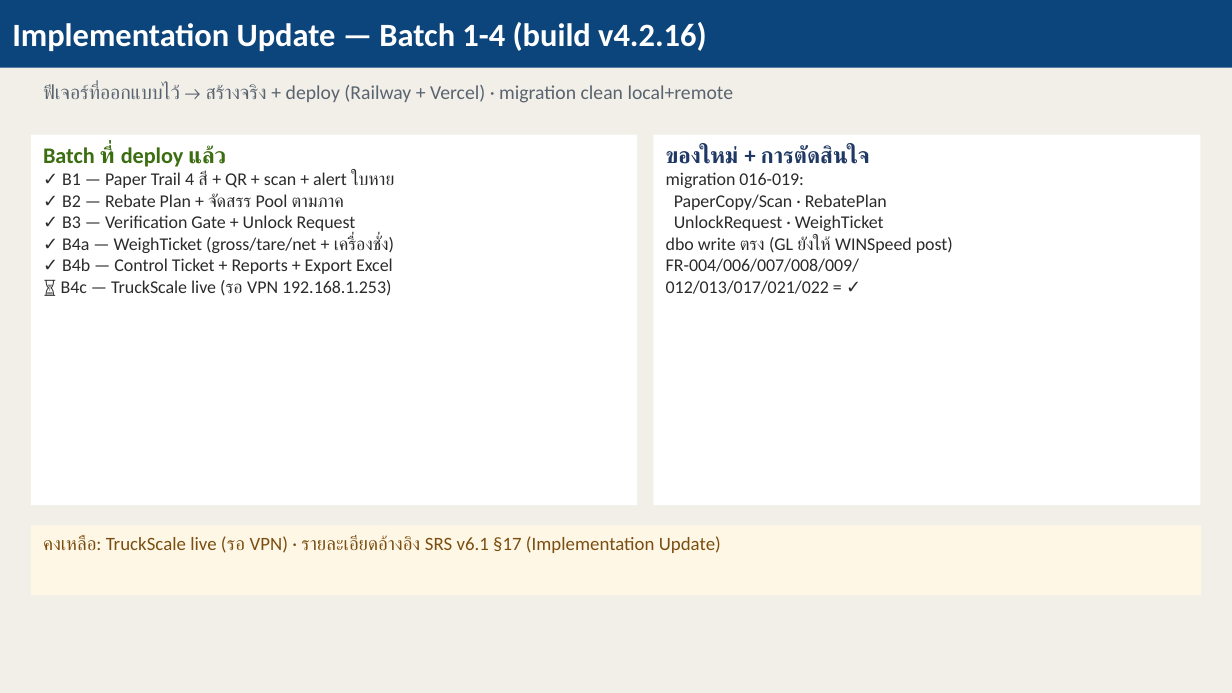
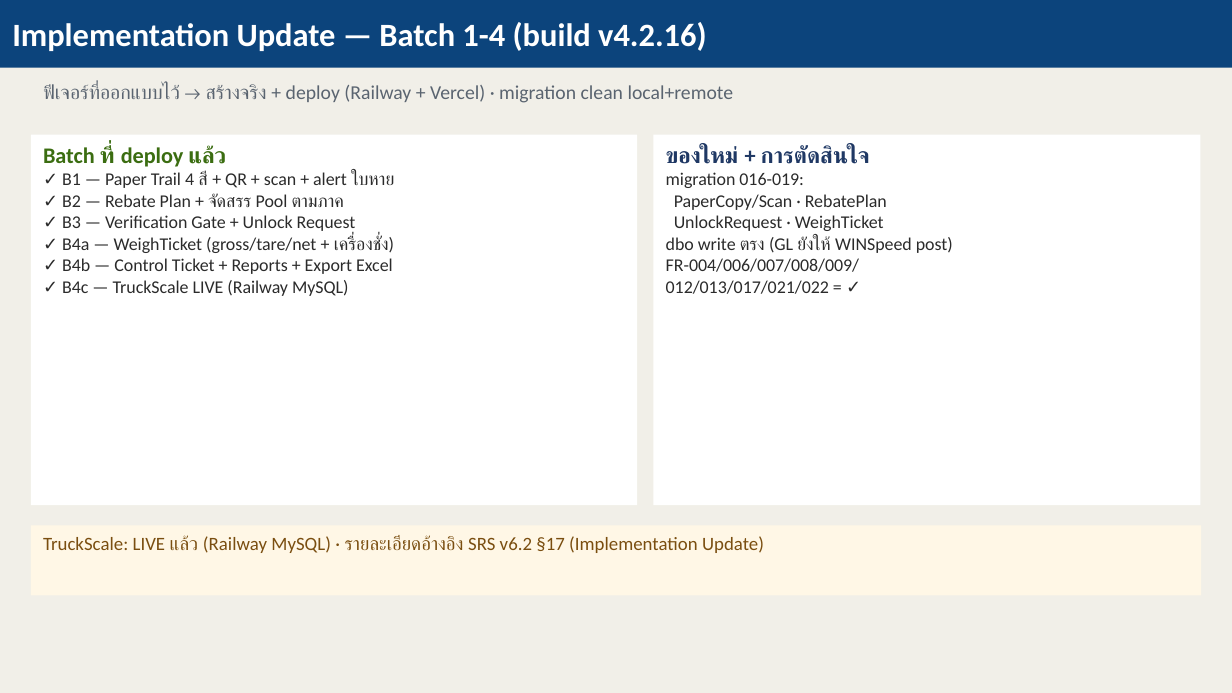
Before and after one commit to thirayume/winspeed-connect, a slide deck: slide 18 of refs/WorldFert_Presentation_v6.pptx. Drawn at 1232x693 pixels with LibreOffice and Linux fonts; fonts in the diff are those of the drawing. Boxes give left, top, right and bottom in pixels: in the first picture for what was removed or moved away, otherwise in the second. Text is boxed around its words. In the diff, an @@ line names an element or a change of style, - is before the commit and + after.

```diff
--- a/refs/WorldFert_Presentation_v6.pptx
+++ b/refs/WorldFert_Presentation_v6.pptx
@@ text in rectangle at <box>62,280,348,296</box>: text changed @@
-⏳ B4c — TruckScale live (รอ VPN 192.168.1.253)
+✓ B4c — TruckScale LIVE (Railway MySQL)
@@ text in rectangle at <box>43,535,764,553</box>: text changed @@
-คงเหลือ: TruckScale live (รอ VPN) · รายละเอียดอ้างอิง SRS v6.1 §17 (Implementation Update)
+TruckScale: LIVE แล้ว (Railway MySQL) · รายละเอียดอ้างอิง SRS v6.2 §17 (Implementation Update)
```
Also in this commit, not shown: 7 other slides changed, 2 other files.
